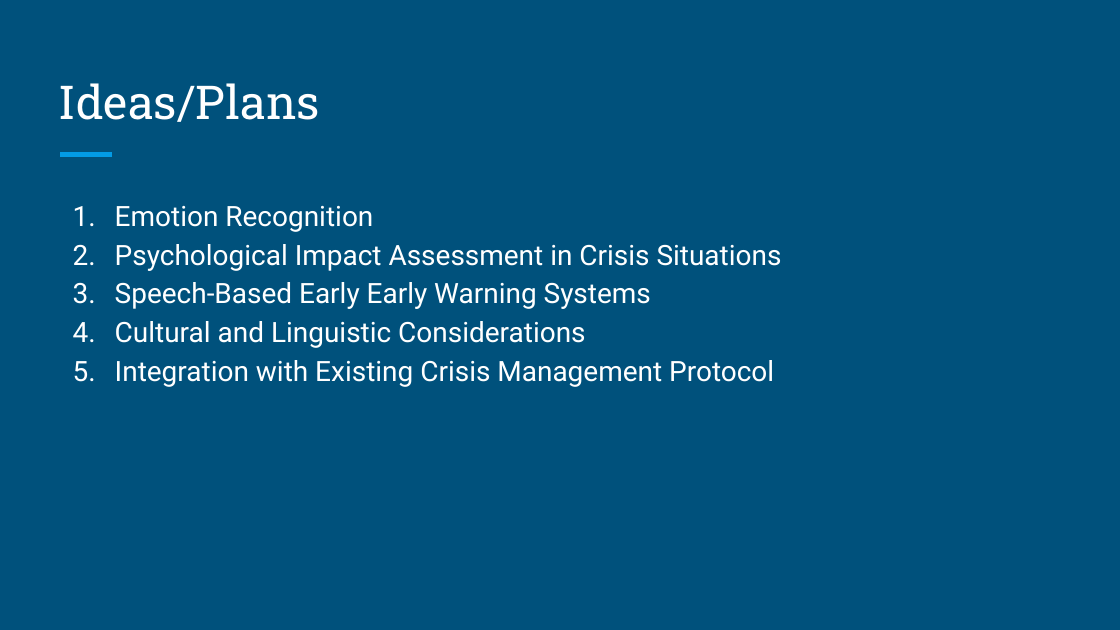
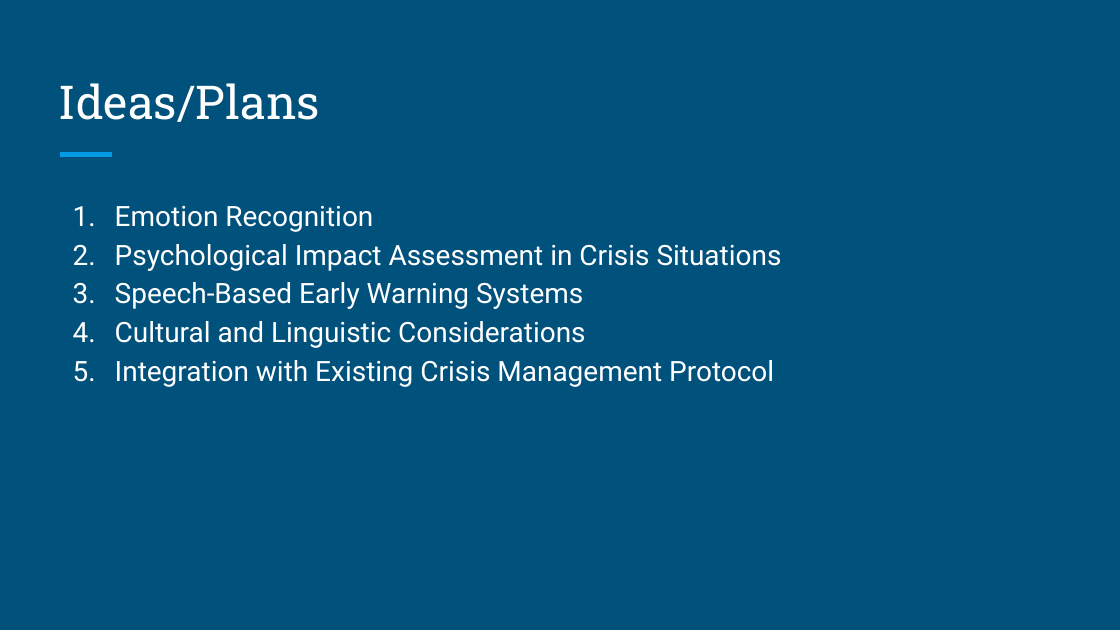
Before and after one commit to Ishan07Mostafa/CSE713, a slide deck: slide 4 of submission3/slide.pptx. Drawn at 1120x630 pixels with LibreOffice and Linux fonts; fonts in the diff are those of the drawing. Boxes give left, top, right and bottom in pixels: in the first picture for what was removed or moved away, otherwise in the second. Text is boxed around its words. In the diff, an @@ line names an element or a change of style, - is before the commit and + after.

```diff
--- a/submission3/slide.pptx
+++ b/submission3/slide.pptx
@@ text at (x1=115, y1=282, x2=583, y2=309): text changed @@
-3. Speech-Based Early Early Warning Systems
+3. Speech-Based Early Warning Systems
```
Also in this commit, not shown: 1 other file.
